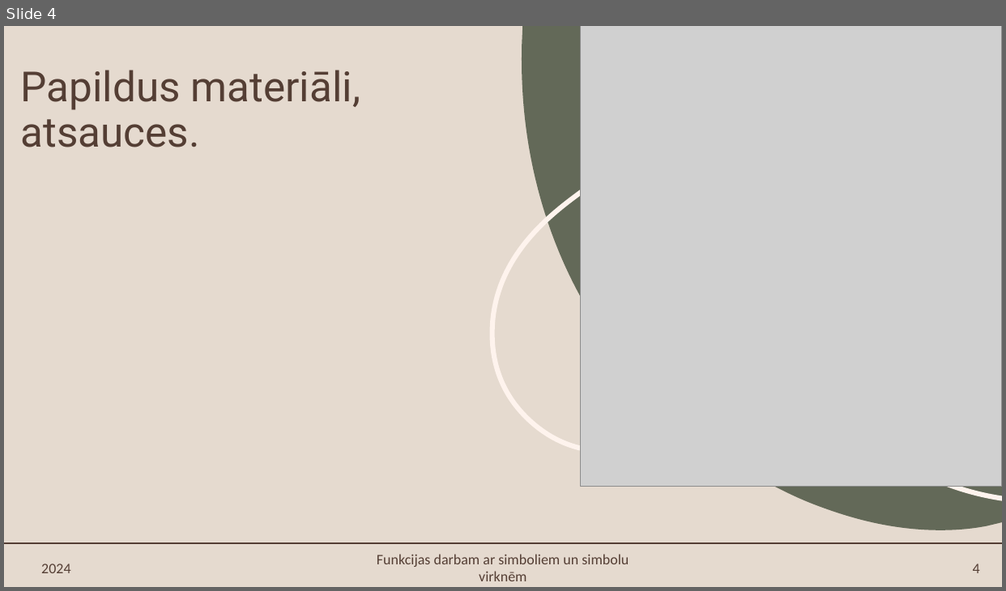
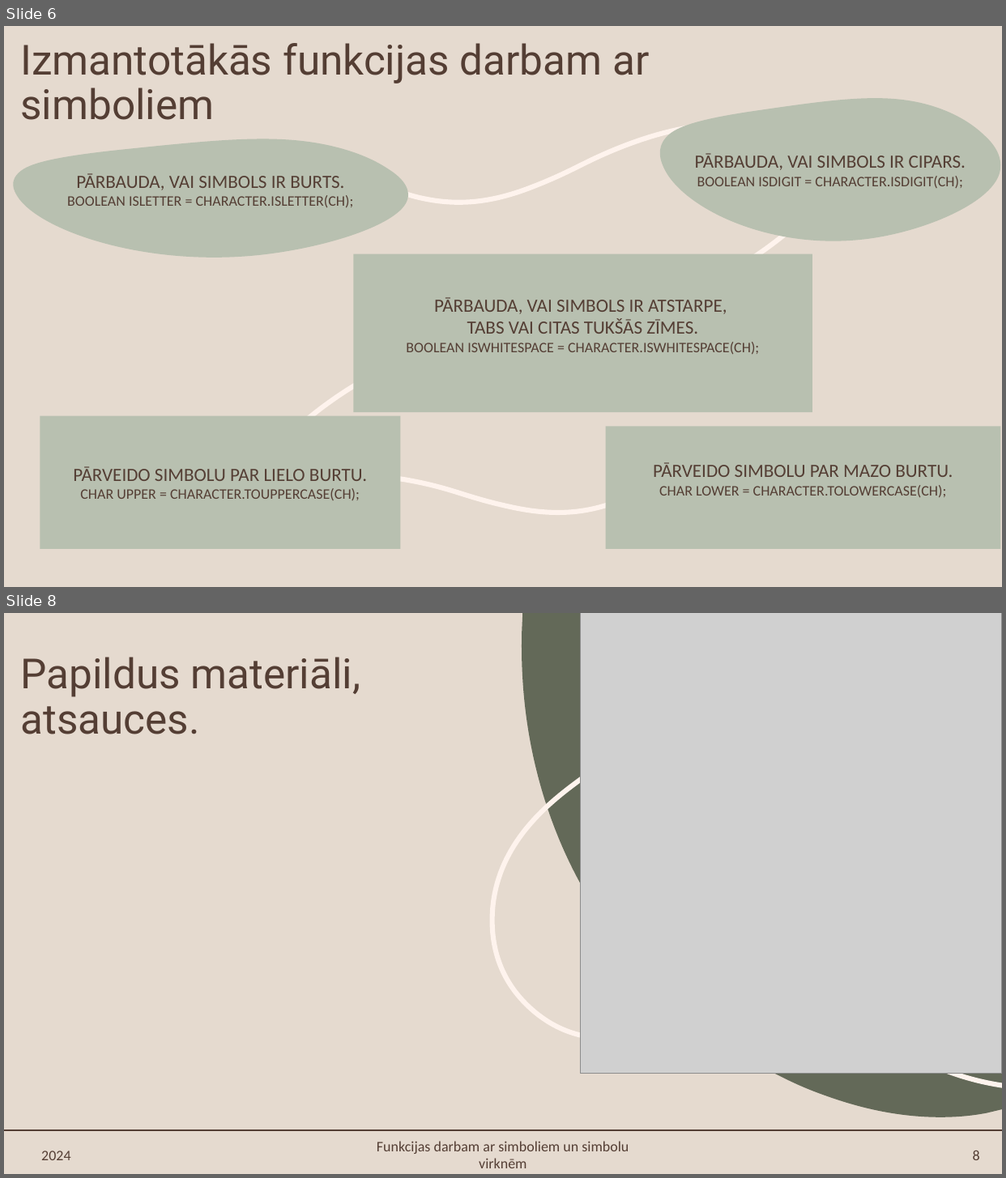
Before and after one commit to EstereVenena/Eksamens, a slide deck: Mācību materiāls.pptx. Shown one above the other, each under a label of ours: slide 4 before the commit, slides 6 and 8 after it; the slides between them are not shown. The pictures are 1006x591 and 1006x1178 pixels, drawn with LibreOffice and Linux fonts; fonts in the diff are those of the drawing; grey boxes stand for pictures. Boxes give left, top, right and bottom in pixels: in the first picture for what was removed or moved away, otherwise in the second. Text is boxed around its words. In the diff, an @@ line names an element or a change of style, - is before the commit and + after.

```diff
--- a/Mācību materiāls.pptx
+++ b/Mācību materiāls.pptx
@@ slide 6 added at [4, 26, 1002, 587], background #E5DACF @@
@@ title added at [20, 43, 649, 120], 40 pt, text #543E34 @@
+Izmantotākās funkcijas darbam ar simboliem
@@ freeform shape added at [660, 98, 1000, 241], fill #B8C0B0, 14 pt, text #543E34 @@
+PĀRBAUDA, VAI SIMBOLS IR CIPARS.
+BOOLEAN ISDIGIT = CHARACTER.ISDIGIT(CH);
@@ freeform shape added at [231, 121, 776, 219], outline #FEF3ED 4.75 pt @@
@@ freeform shape added at [13, 139, 408, 258], fill #B8C0B0, 14 pt, text #543E34 @@
+PĀRBAUDA, VAI SIMBOLS IR BURTS.
+BOOLEAN ISLETTER = CHARACTER.ISLETTER(CH);
@@ freeform shape added at [628, 202, 788, 343], outline #FEF3ED 4.75 pt @@
@@ text added at [354, 254, 812, 413], fill #B8C0B0, 18 pt, text #543E34 @@
+PĀRBAUDA, VAI SIMBOLS IR ATSTARPE,
+TABS VAI CITAS TUKŠĀS ZĪMES.
+BOOLEAN ISWHITESPACE = CHARACTER.ISWHITESPACE(CH);
@@ freeform shape added at [284, 347, 452, 430], outline #FEF3ED 4.75 pt @@
@@ text added at [40, 416, 401, 549], fill #B8C0B0, 14 pt, text #543E34 @@
+PĀRVEIDO SIMBOLU PAR LIELO BURTU.
+CHAR UPPER = CHARACTER.TOUPPERCASE(CH);
@@ text added at [606, 426, 1001, 549], fill #B8C0B0, 14 pt, text #543E34 @@
+PĀRVEIDO SIMBOLU PAR MAZO BURTU.
+CHAR LOWER = CHARACTER.TOLOWERCASE(CH);
@@ freeform shape added at [262, 446, 697, 539], outline #FEF3ED 4.75 pt @@
@@ what was slide 4 is now slide 8 @@
@@ page number at [973, 1151, 980, 1161]: text changed @@
-4
+8
```
Also in this commit, not shown: 3 other slides added, 2 slides removed, 2 other files.
